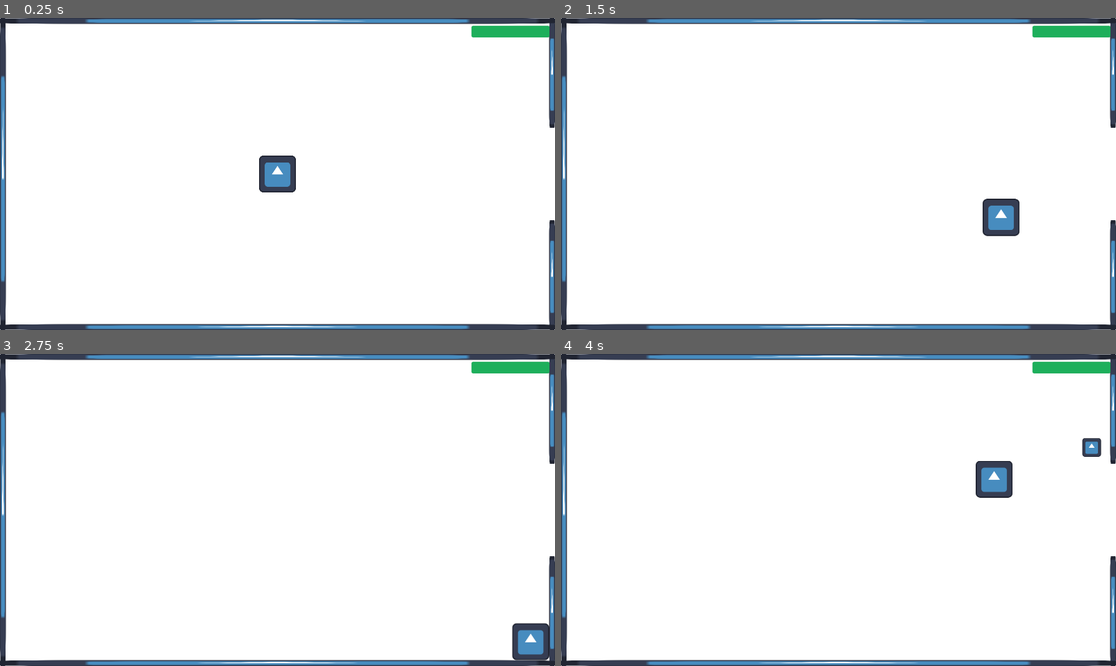
Above: before the commit, frames 1-4 (two rows, left to right).
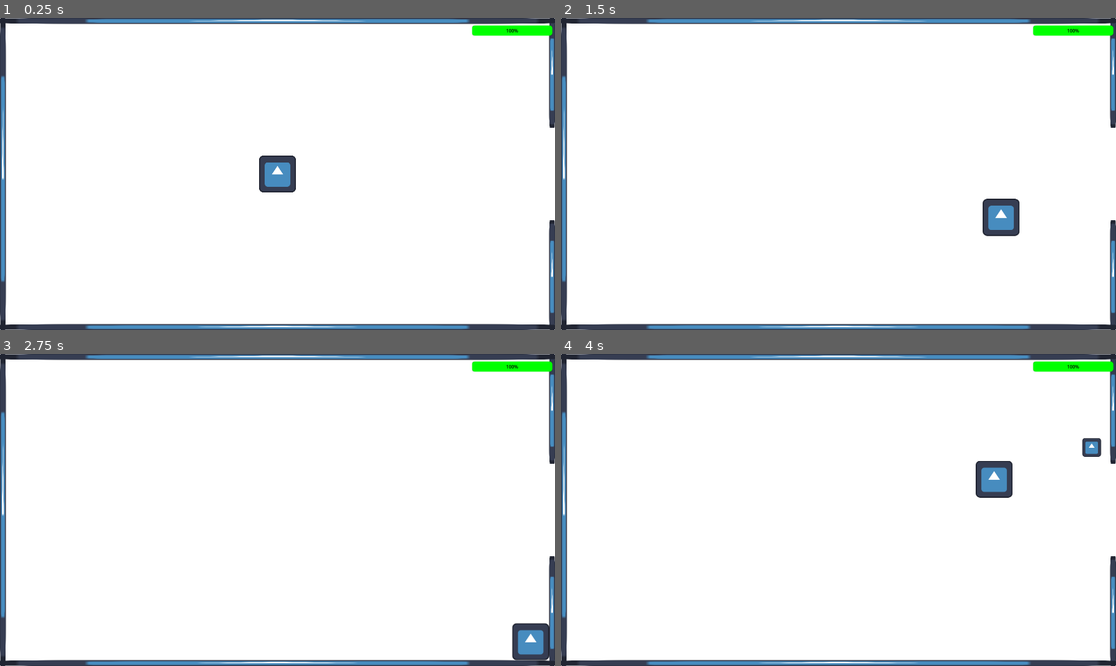
Above: after the commit, the same moments.

Repository: webermael/Informatikprojekt
Game: Godot game, scene res://Game.tscn
Same seed, same stepped clock (60 frames per second), same inputs: the game is played once before the commit and once after it. The engine's default icon, where the game draws it, is replaced by a stand-in: a white triangle on a blue panel in a dark square.
Inputs:
- Up to frame 1 (0.25 s): no input
- Up to frame 2 (1.5 s): tap Enter at 0.5 s; hold Right (ui_right) 0.53-1.28 s; hold Down (ui_down) from 1.28 s (still down)
- Up to frame 3 (2.75 s): release Down (ui_down) at 2.03 s; hold Right (ui_right) from 2.03 s (still down)
- Up to frame 4 (4 s): tap Space at 2.75 s; release Right (ui_right) at 2.78 s; hold Up (ui_up) 2.78-3.53 s; hold Left (ui_left) from 3.53 s (still down)

The runs differ from the first frame. In frame 1, 0.6% of the frame differs, in the area x 84-100%, y 2-7%; in frame 2, 0.6%; in frame 3, 0.6%; in frame 4, 0.6%.

Commit message:
Healthbar changes to Red if under 3 health

Diff:
--- a/Player/Player.gd
+++ b/Player/Player.gd
@@ -29,11 +29,17 @@
 
 # take damage if an enemie touches the players hitbox
 func _on_hitbox_body_entered(body):
+	if health >=3:
+		$UI_Layer/Healthbar.modulate = Color.GREEN
 	if body.is_in_group("Hurtful") and $Hitbox/HitboxCollision.scale.x == 1:
 		health -= 1
 		$Hitbox/HitboxCollision.scale.x = 0.9
 		$ImmunityFrames.start()
 		$UI_Layer/Healthbar.value = health
+
+
+		if health < 3:
+			$UI_Layer/Healthbar.modulate = Color.RED
 		if health == 0:
 			get_tree().paused = true
 
--- a/Player/Player.tscn
+++ b/Player/Player.tscn
@@ -10,12 +10,12 @@
 [sub_resource type="CircleShape2D" id="CircleShape2D_vki13"]
 radius = 65.0077
 
-[sub_resource type="StyleBoxFlat" id="StyleBoxFlat_qcu8v"]
-bg_color = Color(0.113725, 0.686275, 0.356863, 1)
-corner_radius_top_left = 6
-corner_radius_top_right = 6
-corner_radius_bottom_right = 6
-corner_radius_bottom_left = 6
+[sub_resource type="StyleBoxFlat" id="StyleBoxFlat_73jjb"]
+bg_color = Color(1, 1, 1, 1)
+corner_radius_top_left = 10
+corner_radius_top_right = 10
+corner_radius_bottom_right = 10
+corner_radius_bottom_left = 10
 
 [node name="Player" type="CharacterBody2D" groups=["Player"]]
 platform_floor_layers = 4294967040
@@ -73,14 +73,14 @@
 layer = 10
 
 [node name="Healthbar" type="ProgressBar" parent="UI_Layer"]
-offset_left = 1631.0
-offset_top = 27.0
-offset_right = 1901.0
-offset_bottom = 67.0
-theme_override_styles/fill = SubResource("StyleBoxFlat_qcu8v")
+offset_left = 1633.0
+offset_top = 26.0
+offset_right = 1911.0
+offset_bottom = 61.0
+theme_override_colors/font_color = Color(0, 0, 0, 1)
+theme_override_styles/fill = SubResource("StyleBoxFlat_73jjb")
 max_value = 5.0
 value = 5.0
-show_percentage = false
 
 [connection signal="timeout" from="StabDuration" to="." method="_on_stab_duration_timeout"]
 [connection signal="timeout" from="StabCooldown" to="." method="_on_stab_cooldown_timeout"]
